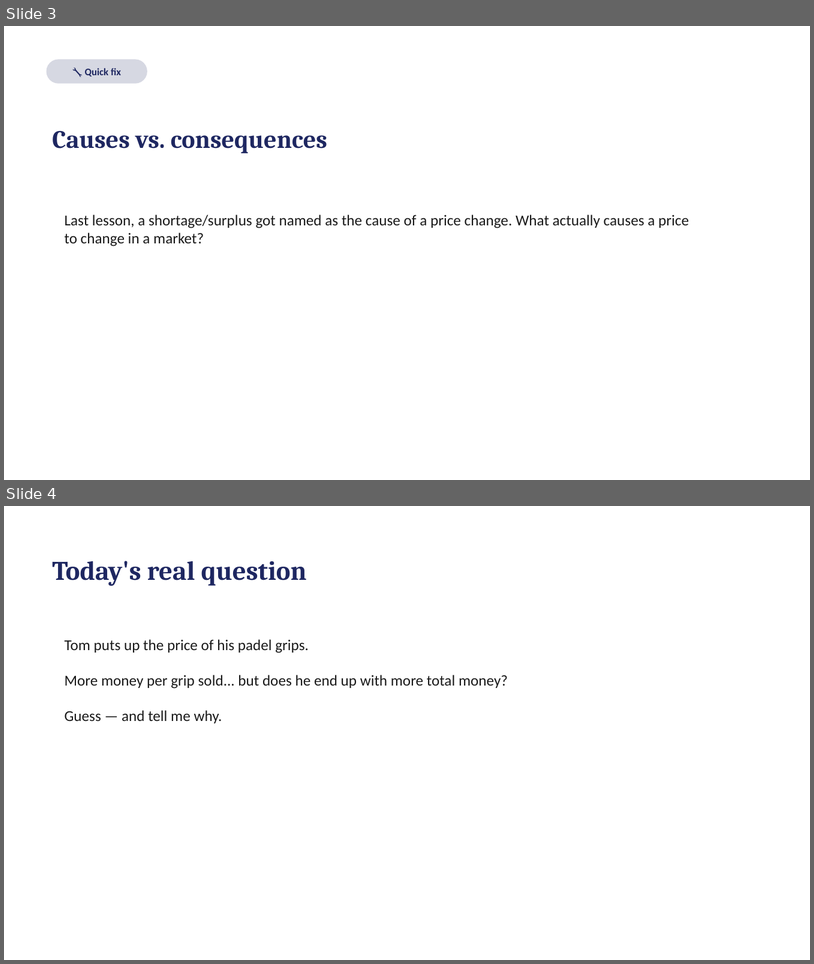
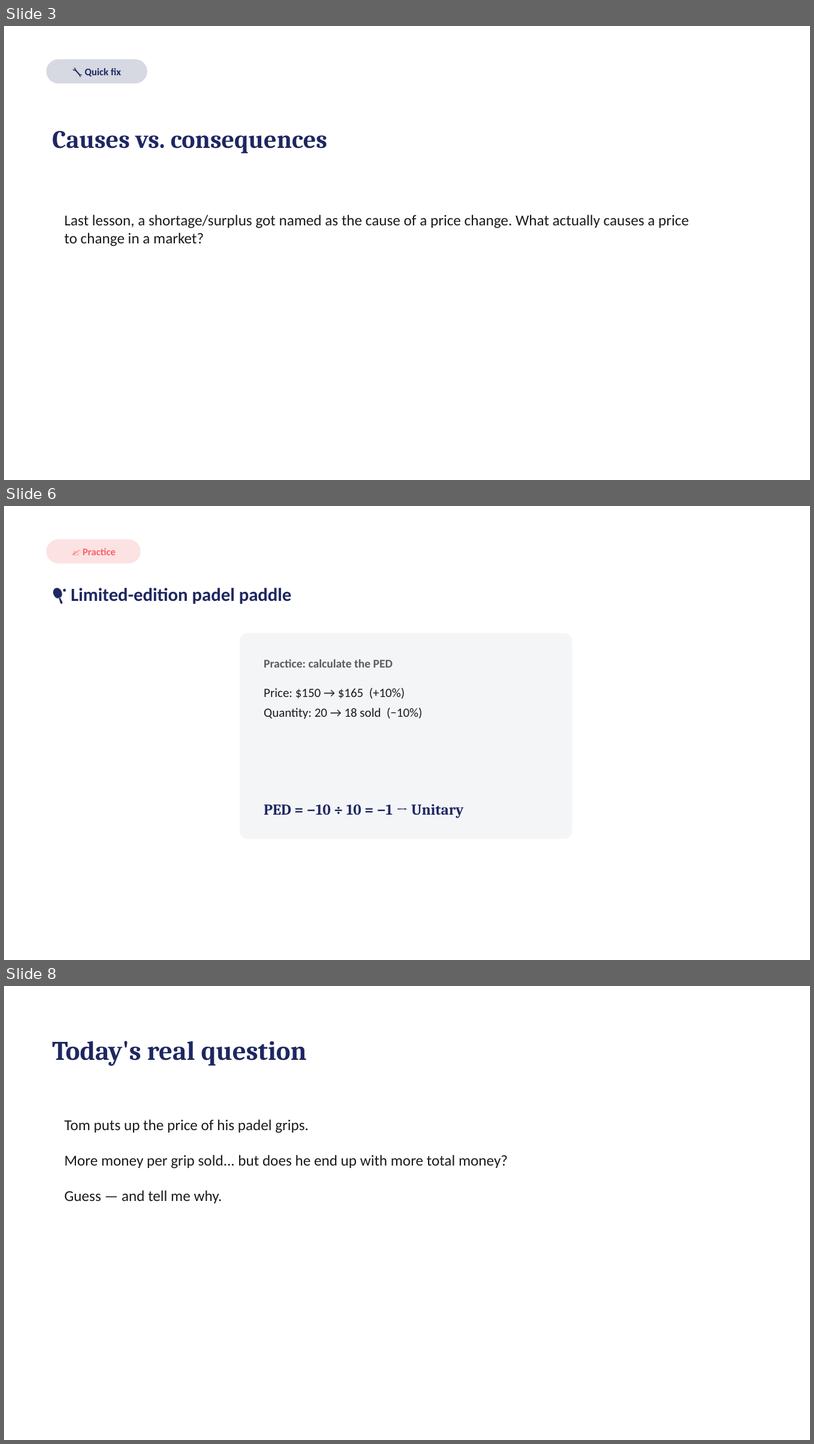
Before and after one commit to rebeccakfurness-boop/selongbayschool-teaching, a slide deck: courses/tom-economics/lessons/lesson-04/slides.pptx. Shown one above the other, each under a label of ours: slides 3 and 4 before the commit, slides 3, 6 and 8 after it; the slides between them are not shown. The pictures are 814x964 and 814x1444 pixels, drawn with LibreOffice and Linux fonts; fonts in the diff are those of the drawing. Boxes give left, top, right and bottom in pixels: in the first picture for what was removed or moved away, otherwise in the second. Text is boxed around its words. In the diff, an @@ line names an element or a change of style, - is before the commit and + after.

```diff
--- a/courses/tom-economics/lessons/lesson-04/slides.pptx
+++ b/courses/tom-economics/lessons/lesson-04/slides.pptx
@@ slide 6 added at box(4, 506, 810, 960), background #FFFFFF @@
@@ rounded rectangle added at box(47, 539, 141, 564), fill #F96167 at 18% opacity @@
@@ text added at box(83, 548, 116, 555), 12 pt, text #F96167, bold @@
+✍️ Practice
@@ text added at box(71, 588, 292, 604), 22 pt, text #1E2761, bold @@
+🏓 Limited-edition padel paddle
@@ rounded rectangle added at box(240, 633, 573, 839), fill #F4F5F7 @@
@@ text added at box(264, 659, 393, 667), 14 pt, text #5B5B5B, bold @@
+Practice: calculate the PED
@@ text added at box(264, 688, 422, 719), 15 pt, text #1A1A1A @@
+Price: $150 → $165 (+10%)
+Quantity: 20 → 18 sold (−10%)
@@ text added at box(264, 804, 464, 818), 18 pt, text #1E2761, bold @@
+PED = −10 ÷ 10 = −1 → Unitary
@@ what was slide 4 is now slide 8 @@
```
Also in this commit, not shown: 3 slides changed, 3 other slides added, 6 other files.
